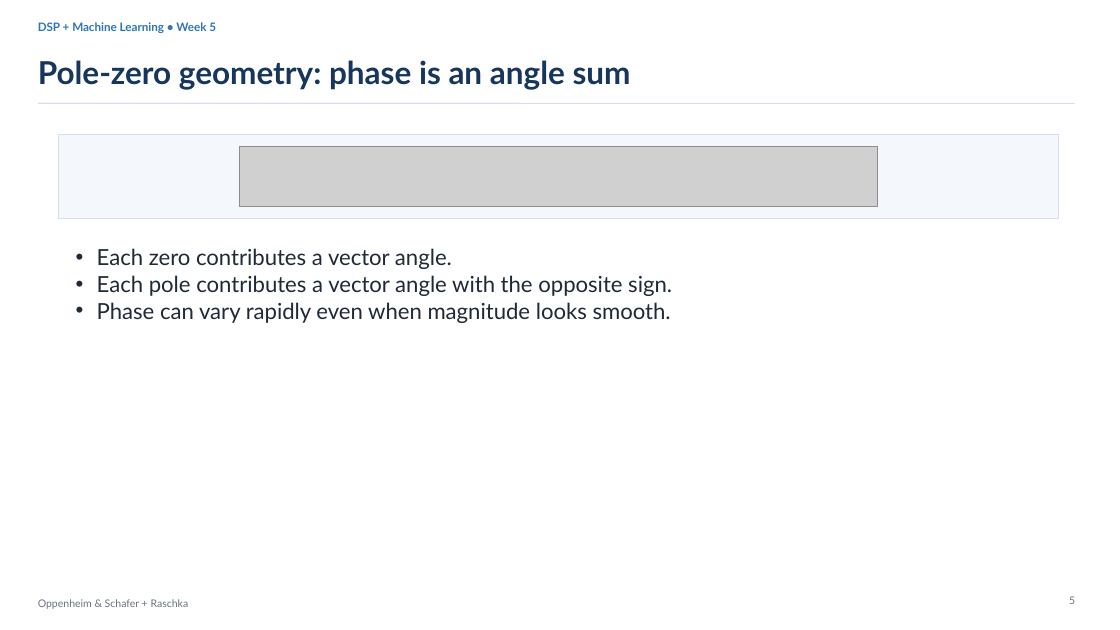
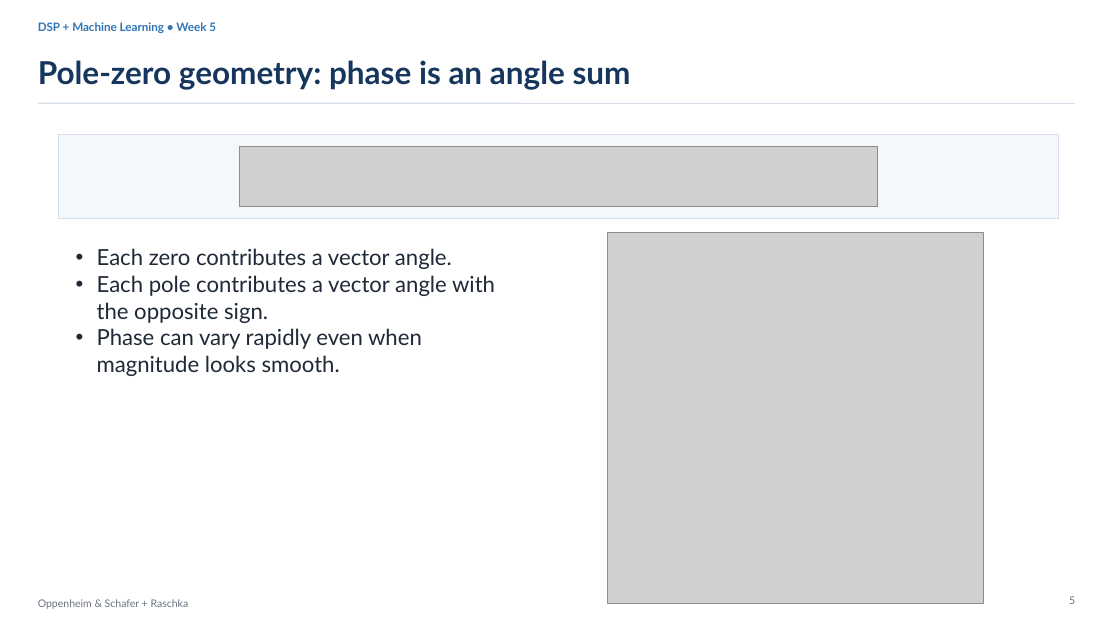
Before and after one commit to mathys2000/ecen45632_f26, a slide deck: slide 7 of lecture_slides/Week5_Lecture9_Time_Frequency_Responses_Group_Delay_092226_forClass.pptx (slide 6 before the commit). Drawn at 1120x630 pixels with LibreOffice and Linux fonts; fonts in the diff are those of the drawing; grey boxes stand for pictures. Boxes give left, top, right and bottom in pixels: in the first picture for what was removed or moved away, otherwise in the second. Text is boxed around its words. In the diff, an @@ line names an element or a change of style, - is before the commit and + after.

```diff
--- a/lecture_slides/Week5_Lecture9_Time_Frequency_Responses_Group_Delay_092226_forClass.pptx
+++ b/lecture_slides/Week5_Lecture9_Time_Frequency_Responses_Group_Delay_092226_forClass.pptx
@@ picture added at <box>607,233,984,603</box> @@
@@ text "Each zero contributes a vector ..." rewrapped from <box>97,248,672,323</box> to <box>97,248,495,376</box> @@
```
Also in this commit, not shown: 1 other slide changed, 6 slides added, 23 other files.
